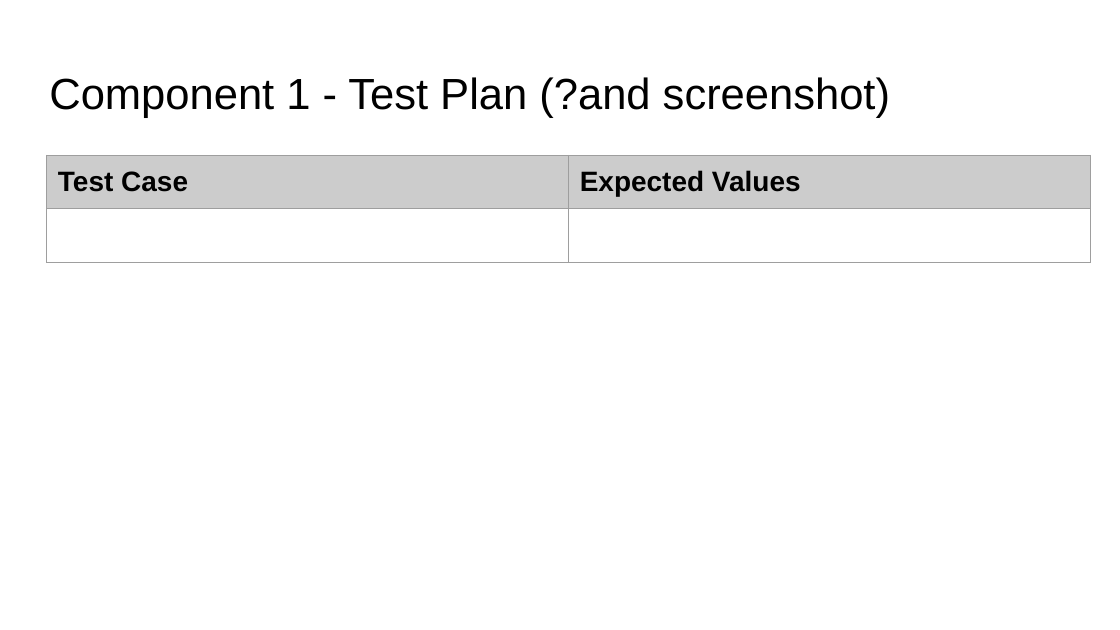
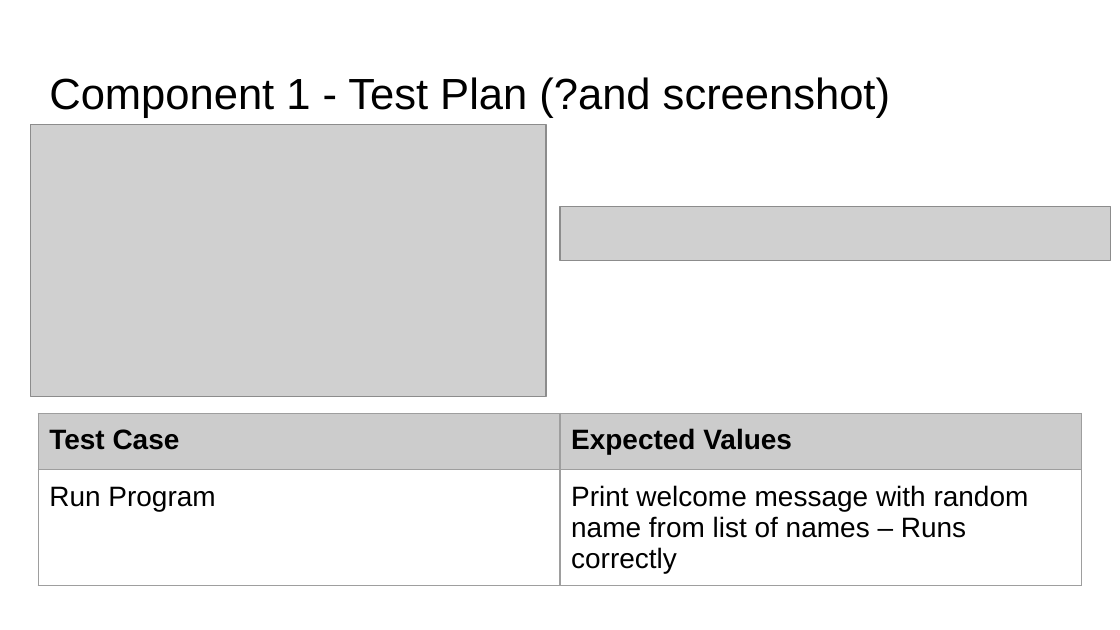
Before and after one commit to levinelson69/pizza_bot, a slide deck: slide 5 of 022_91893+_+91897+Documentation.pptx. Drawn at 1120x630 pixels with LibreOffice and Linux fonts; fonts in the diff are those of the drawing; grey boxes stand for pictures. Boxes give left, top, right and bottom in pixels: in the first picture for what was removed or moved away, otherwise in the second. Text is boxed around its words. In the diff, an @@ line names an element or a change of style, - is before the commit and + after.

Commit message:
Created component file
Created welcome message and random name generator

```diff
--- a/022_91893+_+91897+Documentation.pptx
+++ b/022_91893+_+91897+Documentation.pptx
@@ picture added at [31,124,547,396] @@
@@ picture added at [560,206,1111,261] @@
@@ table at [38,413,1082,592] @@
-row 2, column 1: 
+row 2, column 1: Run Program
-row 2, column 2: 
+row 2, column 2: Print welcome message with random name from list of names – Runs correctly
@@ table: place and size @@
-table at [47,156,1091,268]
+table at [38,413,1082,592]
```
Also in this commit, not shown: 2 other files.
